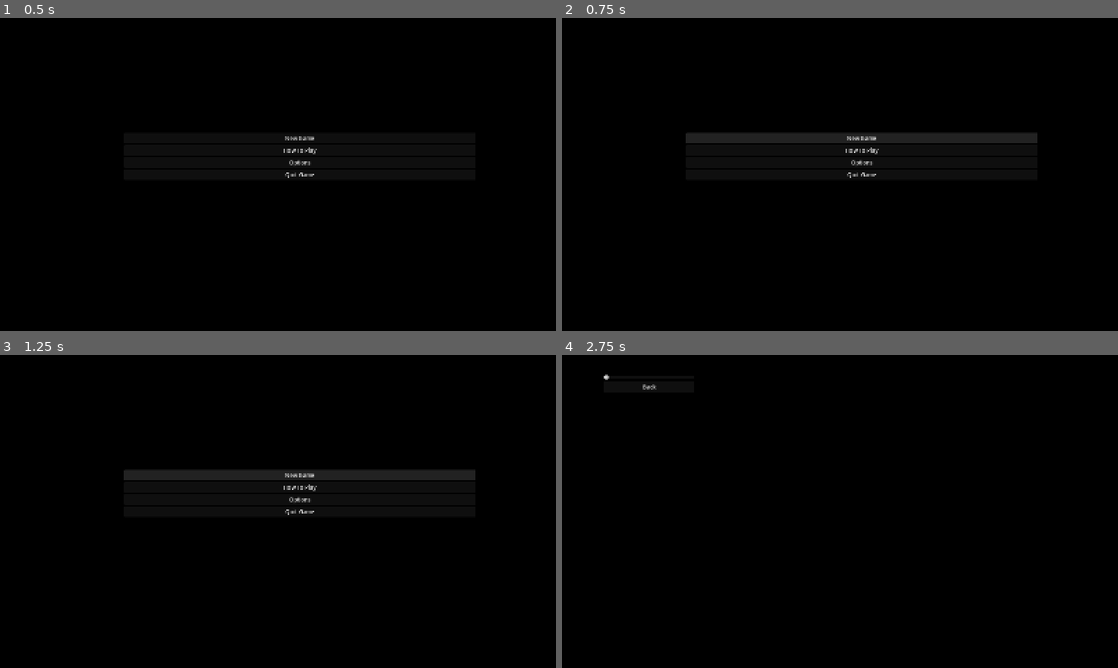
Above: before the commit, frames 1-4 (two rows, left to right).
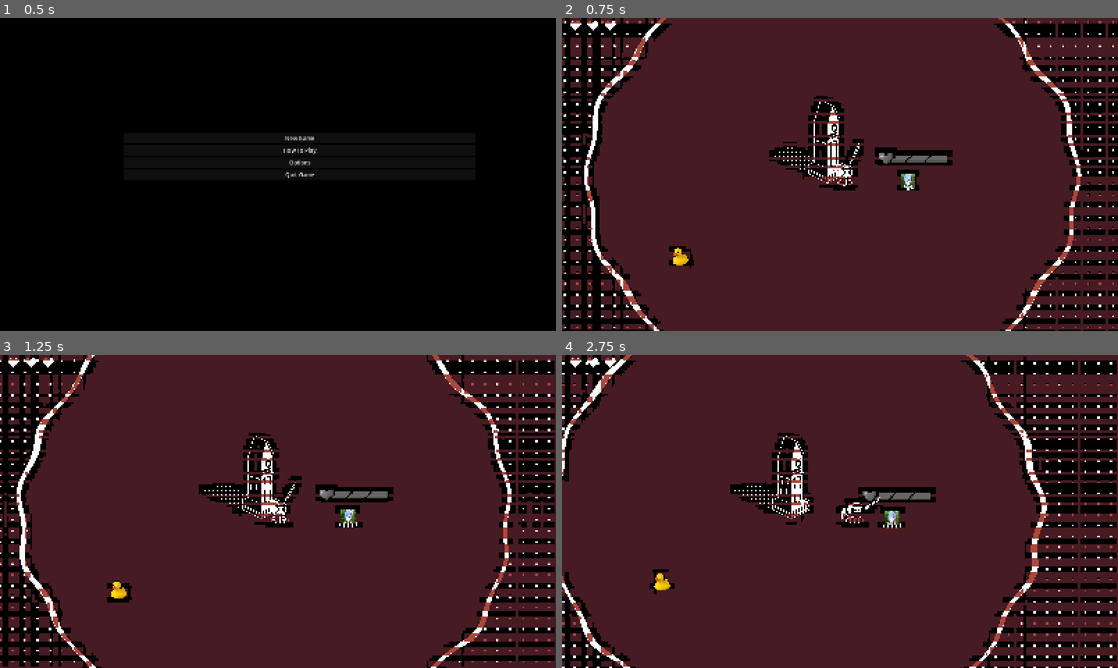
Above: after the commit, the same moments.

Repository: arrowira/shrine2Cjam
Game: Godot game, scene res://Scenes/main_menu.tscn
The game is run twice, just before and just after one commit, with the same random seed, the same clock (stepped at 60 frames per second) and the same inputs. The engine's default icon, where the game draws it, is replaced by a stand-in: a white triangle on a blue panel in a dark square.
Inputs (mouse positions are in pixels of both pictures, inside the frame that each line leads up to):
- Up to frame 1 (0.5 s): no input
- Up to frame 2 (0.75 s): click "New Game" at 0.5 s
- Up to frame 3 (1.25 s): no input
- Up to frame 4 (2.75 s): click (862, 473) at 1.25 s, where only the run before the commit has a clickable "New Game"; move the mouse to (962, 495) at 2.02 s; hold Right (right) from 2.03 s (still down); click (962, 495) at 2.1 s

Frame 1 is identical in both runs. In frame 2, 87% of the frame differs, in the area x 0-100%, y 0-100%; in frame 3, 87%; in frame 4, 87%.

Commit message:
fix

Diff:
--- a/shrine-jam/Scenes/main.tscn
+++ b/shrine-jam/Scenes/main.tscn
@@ -3,16 +3,12 @@
 [ext_resource type="PackedScene" uid="uid://d0v0l1p4dt5s4" path="res://Scenes/player.tscn" id="1_jjgbg"]
 [ext_resource type="Script" uid="uid://tu2dr1eagyqt" path="res://scripts/GameManager.gd" id="1_jjvhh"]
 [ext_resource type="Shader" uid="uid://btwgxlt0404ch" path="res://shrine_border.gdshader" id="2_6bp64"]
-[ext_resource type="Shader" uid="uid://bcdka20ka3w8o" path="res://FishEye.gdshader" id="2_344ge"]
 [ext_resource type="Script" uid="uid://cjw3vbayvst71" path="res://scripts/shrine_border.gd" id="3_344ge"]
 [ext_resource type="PackedScene" uid="uid://qi6rs36koad5" path="res://Scenes/sorcerer.tscn" id="4_jjvhh"]
 [ext_resource type="PackedScene" uid="uid://c52p3eho210at" path="res://Scenes/shrine.tscn" id="5_kry3j"]
 [ext_resource type="Shader" uid="uid://d4nfsp1lxa2e8" path="res://colorapplication.gdshader" id="6_21xkr"]
 [ext_resource type="Script" uid="uid://bpn586u6aqxm5" path="res://scripts/HeartManager.gd" id="7_6bp64"]
 [ext_resource type="PackedScene" uid="uid://xat0ko75skw8" path="res://Scenes/sorcerer_ghost.tscn" id="10_hptm8"]
-
-[sub_resource type="ShaderMaterial" id="ShaderMaterial_344ge"]
-shader = ExtResource("2_344ge")
 
 [sub_resource type="ShaderMaterial" id="ShaderMaterial_k3uy8"]
 shader = ExtResource("2_6bp64")
@@ -25,14 +21,6 @@
 
 [node name="Main" type="Node2D" unique_id=1040881665]
 script = ExtResource("1_jjvhh")
-
-[node name="FishEye" type="ColorRect" parent="." unique_id=2031992868]
-z_index = -500
-material = SubResource("ShaderMaterial_344ge")
-offset_left = -7139.0
-offset_top = -6584.0
-offset_right = 7340.0
-offset_bottom = 6581.0
 
 [node name="ShrineBorder" type="ColorRect" parent="." unique_id=120893510]
 material = SubResource("ShaderMaterial_k3uy8")
@@ -69,4 +57,4 @@
 grow_vertical = 2
 
 [node name="SorcererGhost" parent="." unique_id=1534764734 instance=ExtResource("10_hptm8")]
-position = Vector2(-991, 160)
+position = Vector2(-855, 514)
